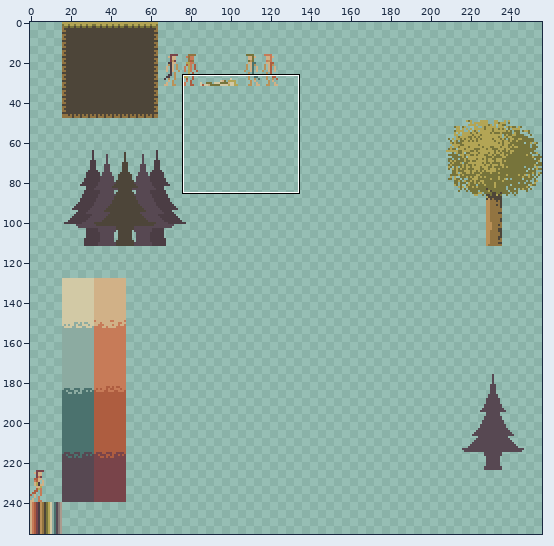
One commit to this sprite sheet: assets/sprites/Overworld-Tilemap.png. The picture above shows the old version from afar; the outline marks the close-up.
Close-up. Earlier state:
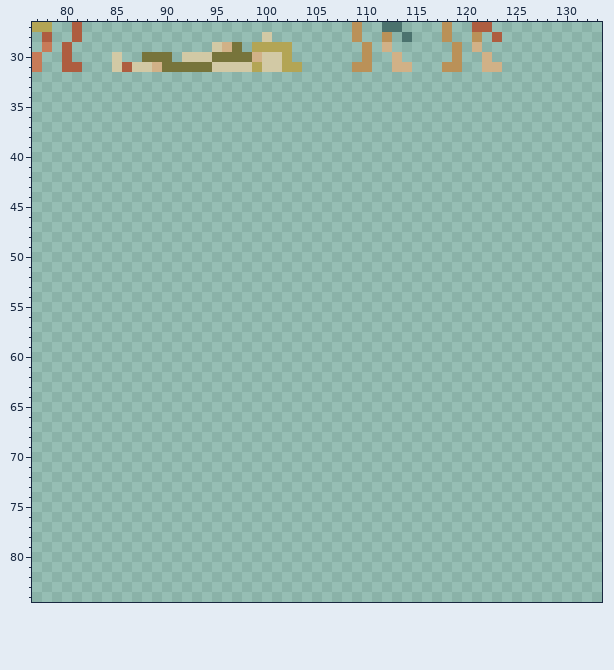
The file is 256x256 pixels. Shown: x 77..133, y 27..84. The commit also changed other parts of the picture, which this record leaves out.
After the commit:
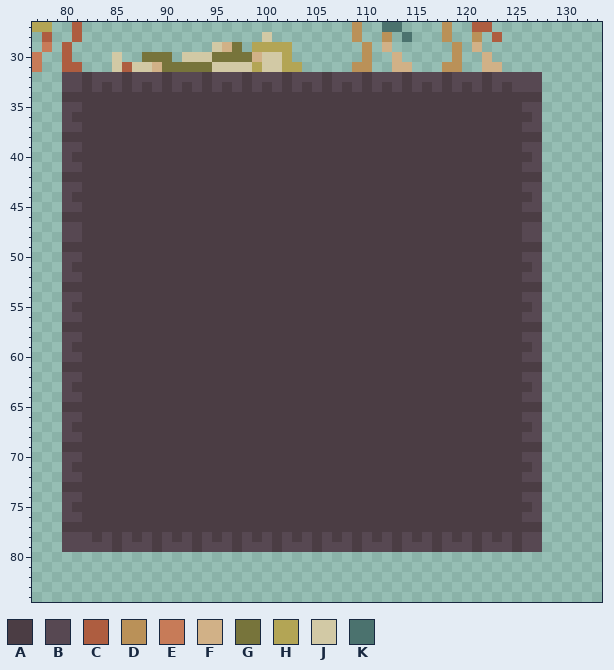
Palette (. is transparent): A #4b3d44  B #574852  C #ae5d40  D #ba9158  E #c77b58  F #d1b187  G #77743b  H #b3a555  J #d2c9a5  K #4b726e
From old to new:
y 32: x 80..127 ................................................ -> BBABBBABBBABBBABBBABBBABBBABBBABBBABBBABBBABBBBB
y 33: x 80..127 ................................................ -> BBABABABABABABABABABABABABABABABABABABABABABABBB
y 34: x 80..127 ................................................ -> AAAAAAAAAAAAAAAAAAAAAAAAAAAAAAAAAAAAAAAAAAAAAAAA
y 35: x 80..127 ................................................ -> BBAAAAAAAAAAAAAAAAAAAAAAAAAAAAAAAAAAAAAAAAAAAABB
y 36: x 80..127 ................................................ -> BAAAAAAAAAAAAAAAAAAAAAAAAAAAAAAAAAAAAAAAAAAAAAAB
y 37: x 80..127 ................................................ -> BBAAAAAAAAAAAAAAAAAAAAAAAAAAAAAAAAAAAAAAAAAAAABB
y 38: x 80..127 ................................................ -> AAAAAAAAAAAAAAAAAAAAAAAAAAAAAAAAAAAAAAAAAAAAAAAA
y 39: x 80..127 ................................................ -> BBAAAAAAAAAAAAAAAAAAAAAAAAAAAAAAAAAAAAAAAAAAAABB
y 40: x 80..127 ................................................ -> BAAAAAAAAAAAAAAAAAAAAAAAAAAAAAAAAAAAAAAAAAAAAAAB
y 41: x 80..127 ................................................ -> BBAAAAAAAAAAAAAAAAAAAAAAAAAAAAAAAAAAAAAAAAAAAABB
y 42: x 80..127 ................................................ -> AAAAAAAAAAAAAAAAAAAAAAAAAAAAAAAAAAAAAAAAAAAAAAAA
y 43: x 80..127 ................................................ -> BBAAAAAAAAAAAAAAAAAAAAAAAAAAAAAAAAAAAAAAAAAAAABB
y 44: x 80..127 ................................................ -> BAAAAAAAAAAAAAAAAAAAAAAAAAAAAAAAAAAAAAAAAAAAAAAB
y 45: x 80..127 ................................................ -> BBAAAAAAAAAAAAAAAAAAAAAAAAAAAAAAAAAAAAAAAAAAAABB
y 46: x 80..127 ................................................ -> AAAAAAAAAAAAAAAAAAAAAAAAAAAAAAAAAAAAAAAAAAAAAAAA
y 47..48: x 80..127 ................................................ -> BBAAAAAAAAAAAAAAAAAAAAAAAAAAAAAAAAAAAAAAAAAAAABB
y 49: x 80..127 ................................................ -> AAAAAAAAAAAAAAAAAAAAAAAAAAAAAAAAAAAAAAAAAAAAAAAA
y 50: x 80..127 ................................................ -> BBAAAAAAAAAAAAAAAAAAAAAAAAAAAAAAAAAAAAAAAAAAAABB
y 51: x 80..127 ................................................ -> BAAAAAAAAAAAAAAAAAAAAAAAAAAAAAAAAAAAAAAAAAAAAAAB
y 52: x 80..127 ................................................ -> BBAAAAAAAAAAAAAAAAAAAAAAAAAAAAAAAAAAAAAAAAAAAABB
y 53: x 80..127 ................................................ -> AAAAAAAAAAAAAAAAAAAAAAAAAAAAAAAAAAAAAAAAAAAAAAAA
y 54: x 80..127 ................................................ -> BBAAAAAAAAAAAAAAAAAAAAAAAAAAAAAAAAAAAAAAAAAAAABB
y 55: x 80..127 ................................................ -> BAAAAAAAAAAAAAAAAAAAAAAAAAAAAAAAAAAAAAAAAAAAAAAB
y 56: x 80..127 ................................................ -> BBAAAAAAAAAAAAAAAAAAAAAAAAAAAAAAAAAAAAAAAAAAAABB
y 57: x 80..127 ................................................ -> AAAAAAAAAAAAAAAAAAAAAAAAAAAAAAAAAAAAAAAAAAAAAAAA
y 58: x 80..127 ................................................ -> BBAAAAAAAAAAAAAAAAAAAAAAAAAAAAAAAAAAAAAAAAAAAABB
y 59: x 80..127 ................................................ -> BAAAAAAAAAAAAAAAAAAAAAAAAAAAAAAAAAAAAAAAAAAAAAAB
y 60: x 80..127 ................................................ -> BBAAAAAAAAAAAAAAAAAAAAAAAAAAAAAAAAAAAAAAAAAAAABB
y 61: x 80..127 ................................................ -> AAAAAAAAAAAAAAAAAAAAAAAAAAAAAAAAAAAAAAAAAAAAAAAA
y 62: x 80..127 ................................................ -> BBAAAAAAAAAAAAAAAAAAAAAAAAAAAAAAAAAAAAAAAAAAAABB
y 63: x 80..127 ................................................ -> BAAAAAAAAAAAAAAAAAAAAAAAAAAAAAAAAAAAAAAAAAAAAAAB
y 64: x 80..127 ................................................ -> BBAAAAAAAAAAAAAAAAAAAAAAAAAAAAAAAAAAAAAAAAAAAABB
y 65: x 80..127 ................................................ -> AAAAAAAAAAAAAAAAAAAAAAAAAAAAAAAAAAAAAAAAAAAAAAAA
y 66: x 80..127 ................................................ -> BBAAAAAAAAAAAAAAAAAAAAAAAAAAAAAAAAAAAAAAAAAAAABB
y 67: x 80..127 ................................................ -> BAAAAAAAAAAAAAAAAAAAAAAAAAAAAAAAAAAAAAAAAAAAAAAB
y 68: x 80..127 ................................................ -> BBAAAAAAAAAAAAAAAAAAAAAAAAAAAAAAAAAAAAAAAAAAAABB
y 69: x 80..127 ................................................ -> AAAAAAAAAAAAAAAAAAAAAAAAAAAAAAAAAAAAAAAAAAAAAAAA
y 70: x 80..127 ................................................ -> BBAAAAAAAAAAAAAAAAAAAAAAAAAAAAAAAAAAAAAAAAAAAABB
y 71: x 80..127 ................................................ -> BAAAAAAAAAAAAAAAAAAAAAAAAAAAAAAAAAAAAAAAAAAAAAAB
y 72: x 80..127 ................................................ -> BBAAAAAAAAAAAAAAAAAAAAAAAAAAAAAAAAAAAAAAAAAAAABB
y 73: x 80..127 ................................................ -> AAAAAAAAAAAAAAAAAAAAAAAAAAAAAAAAAAAAAAAAAAAAAAAA
y 74: x 80..127 ................................................ -> BBAAAAAAAAAAAAAAAAAAAAAAAAAAAAAAAAAAAAAAAAAAAABB
y 75: x 80..127 ................................................ -> BAAAAAAAAAAAAAAAAAAAAAAAAAAAAAAAAAAAAAAAAAAAAAAB
y 76: x 80..127 ................................................ -> BBAAAAAAAAAAAAAAAAAAAAAAAAAAAAAAAAAAAAAAAAAAAABB
y 77: x 80..127 ................................................ -> AAAAAAAAAAAAAAAAAAAAAAAAAAAAAAAAAAAAAAAAAAAAAAAA
y 78: x 80..127 ................................................ -> BBBABABABABABABABABABABABABABABABABABABABABABABB
y 79: x 80..127 ................................................ -> BBBBBABBBABBBABBBABBBABBBABBBABBBABBBABBBABBBABB
Boxes around the changes in both close-ups, in picture pixels (x1, y1, x2, y2):
added: (62, 72, 542, 552)
